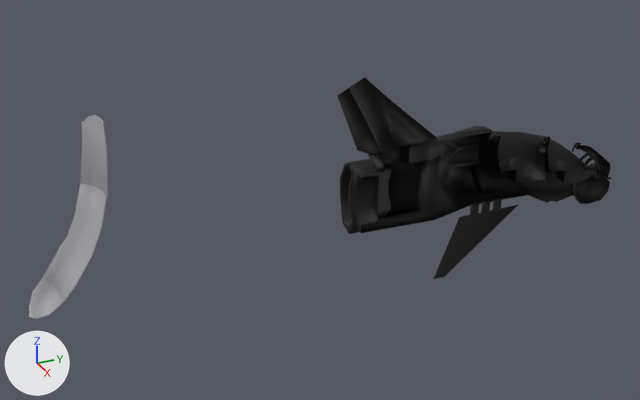
One commit to the COLLADA model media/3D/COLLADA/E-45-Aircraft.dae: the scene before it, then after it.
Before and after are seen from a 50 mm lens placed at (12.7, -5.34, 7.12), pointed at (-0.24, 0.48, 0.65). Arrows for +X, +Y and +Z are at lower left; the lights stay in place. The older version comes first. Vertices at exactly the same position are counted once.
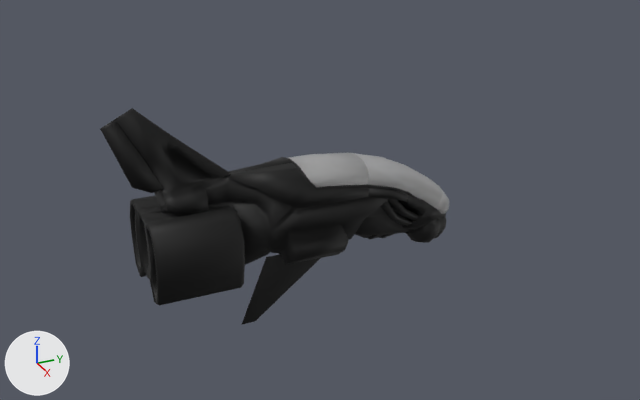
What differs and where, as boxes [x1, y1, x2, y2] in the pictures (640 x 400 px):
'Cube_021', reshaped, moved (26% wider, 7% taller)
    before: [337, 77, 611, 279]
    after: [100, 108, 446, 325]
'Cube_004', moved, turned
    before: [29, 115, 108, 319]
    after: [288, 152, 449, 214]
part 1 of me_cube_048, added
    after: [380, 202, 412, 226]
part 2 of me_cube_048, added
    after: [388, 199, 419, 221]
part 3 of me_cube_048, added
    after: [100, 108, 446, 325]

The change in detail:
me_cube_048 is used by ob_cube_021; location (0.0, 3.9, 0.0).
me_cube_048 had 1037 vertices, 1809 faces and spanned x -0.97..0.0, y -3.21..2.95, z -1.36..2.86.
me_cube_048 now has 1903 vertices, 3618 faces and spans x -0.97..0.97, y -3.21..2.95, z -1.36..2.86.
me_cube_048 part 1: the loose piece of 60 vertices spanning x -0.54..-0.25, y 1.3..2.03, z 0.11..0.76 is copied, and the copy is mirrored in x about the mesh origin; it spans x 0.25..0.54, y 1.3..2.03, z 0.11..0.76.
me_cube_048 part 2: the loose piece of 60 vertices spanning x -0.55..-0.29, y 1.43..2.13, z 0.19..0.84 is copied, and the copy is mirrored in x about the mesh origin; it spans x 0.29..0.55, y 1.43..2.13, z 0.19..0.84.
me_cube_048 part 3: 714 vertices added at x 0.02..0.97, y -3.19..2.9, z -1.32..2.82.
Other edits to the shape of me_cube_048 do not show in these pictures.
Object 'Cube_021' (ob_cube_021) moves from (0.0, 3.9, 0.0) to (0.0, 0.0, 0.0).
Object 'Cube_004' (ob_cube_004) turns from (-90, 0, 0) to (0, 0, 0) degrees about x, y and z.
Object 'Cube_004' (ob_cube_004) moves from (0.0, -3.14, 2.69) to (0.0, -0.1, 1.53).
